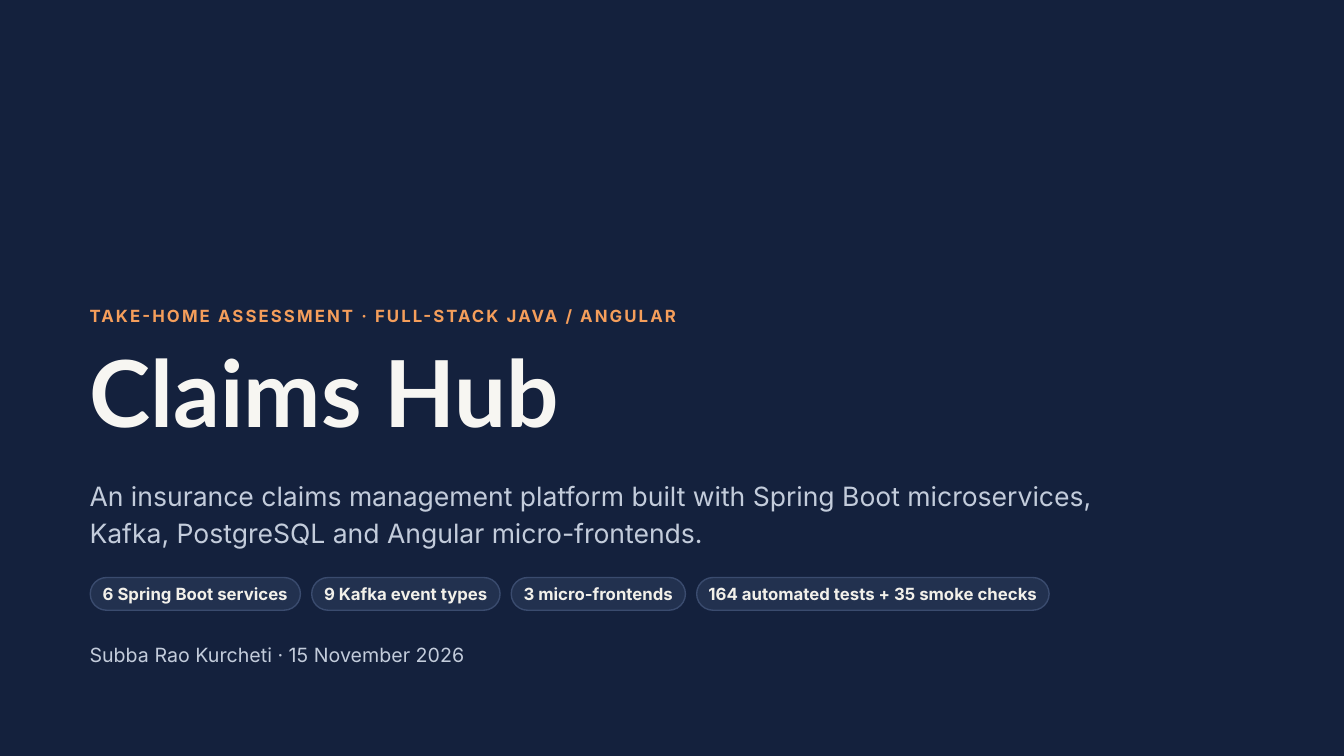
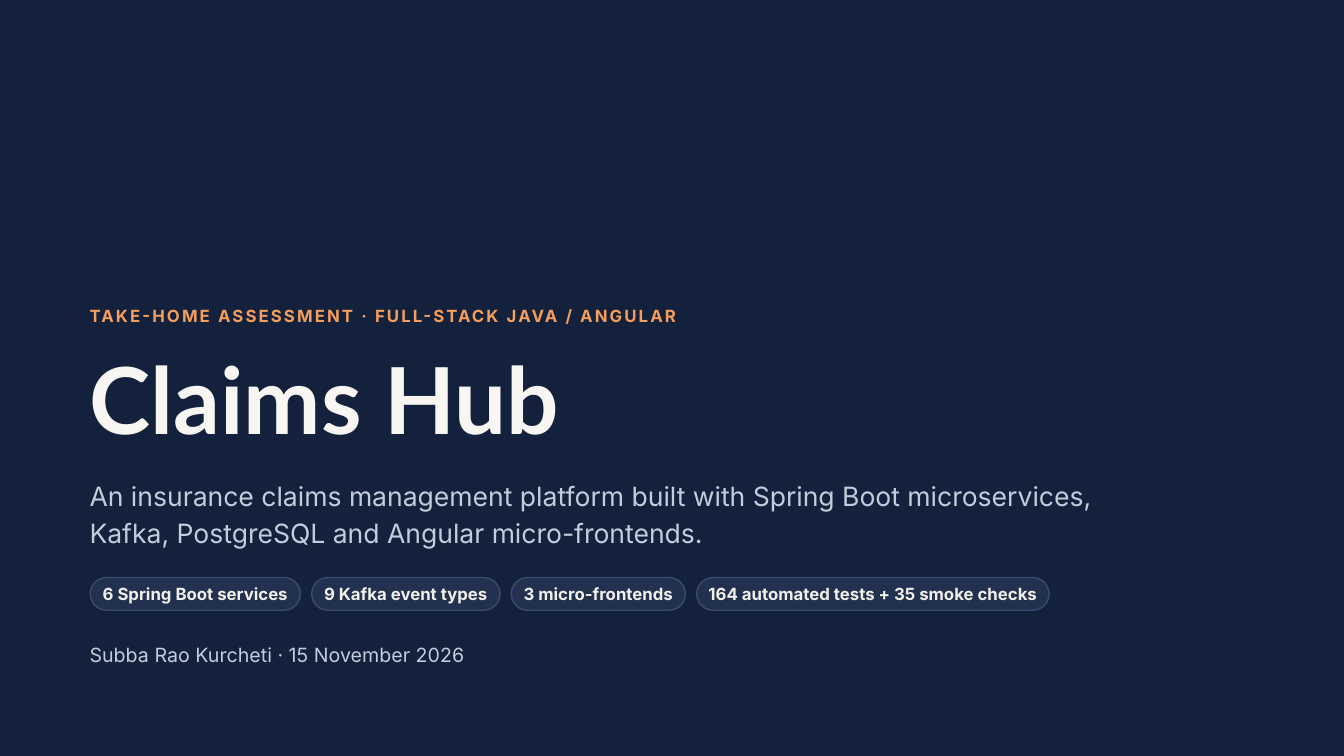
Before and after one commit to subbukurcheti557/claims-management-platform, a slide deck: slide 1 of docs/Claims-Hub-Presentation.pptx. Drawn at 1344x756 pixels with LibreOffice and Linux fonts; fonts in the diff are those of the drawing. Boxes give left, top, right and bottom in pixels: in the first picture for what was removed or moved away, otherwise in the second. Text is boxed around its words. In the diff, an @@ line names an element or a change of style, - is before the commit and + after.

```diff
--- a/docs/Claims-Hub-Presentation.pptx
+++ b/docs/Claims-Hub-Presentation.pptx
@@ title "Claims Hub": place and size @@
-title "Claims Hub" at [90, 358, 559, 428]
+title "Claims Hub" at [90, 365, 559, 435]
@@ title "Claims Hub" at [90, 365, 559, 435]: line spacing 66pt to 75.9pt @@
```
Also in this commit, not shown: 10 other slides changed, 1 slide added.
